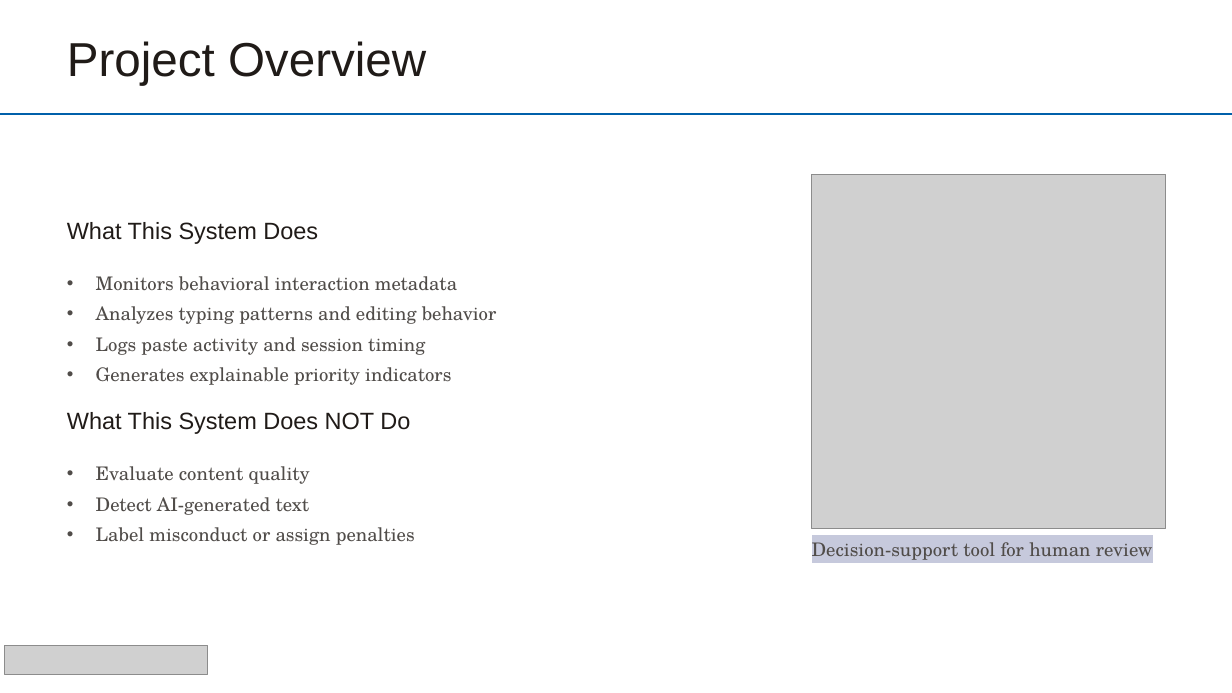
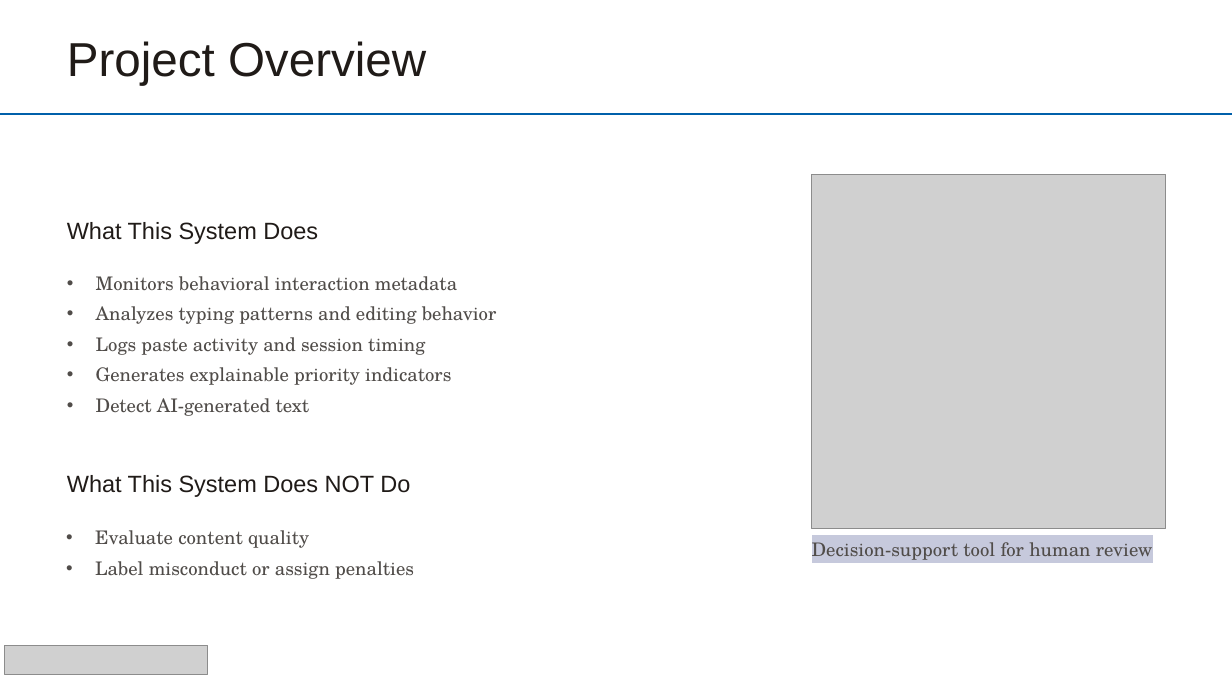
Before and after one commit to virat-dagar/projexa-ai, a slide deck: slide 4 of documents/Design-and-Development-of-a-Behavioural-Academic-Integrity-Checker.pptx. Drawn at 1232x693 pixels with LibreOffice and Linux fonts; fonts in the diff are those of the drawing; grey boxes stand for pictures; background and template pictures are left out. Boxes give left, top, right and bottom in pixels: in the first picture for what was removed or moved away, otherwise in the second. Text is boxed around its words. In the diff, an @@ line names an element or a change of style, - is before the commit and + after.

```diff
--- a/documents/Design-and-Development-of-a-Behavioural-Academic-Integrity-Checker.pptx
+++ b/documents/Design-and-Development-of-a-Behavioural-Academic-Integrity-Checker.pptx
@@ text at <box>96,398,310,416</box>: paragraph added @@
+• Detect AI-generated text
@@ text "What This System Does NOT ...": place and size @@
-text "What This System Does NOT ..." at <box>67,412,410,434</box>
+text "What This System Does NOT ..." at <box>67,475,410,497</box>
@@ text at <box>96,497,310,515</box>: paragraph removed @@
-• Detect AI-generated text
@@ text "Evaluate content quality": place and size @@
-text "Evaluate content quality" at <box>96,466,415,545</box>
+text "Evaluate content quality" at <box>95,530,414,579</box>
```
Also in this commit, not shown: 15 other files.
